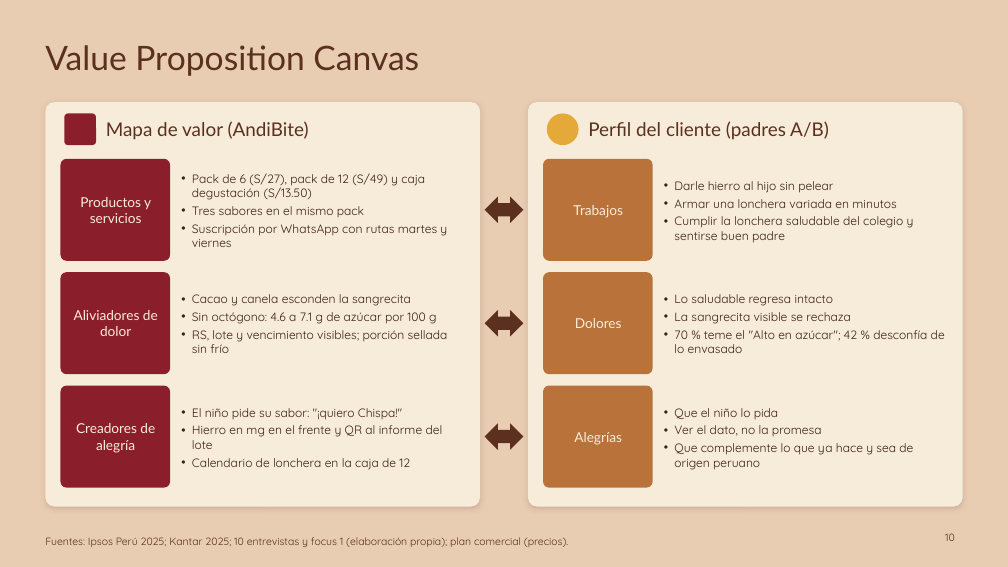
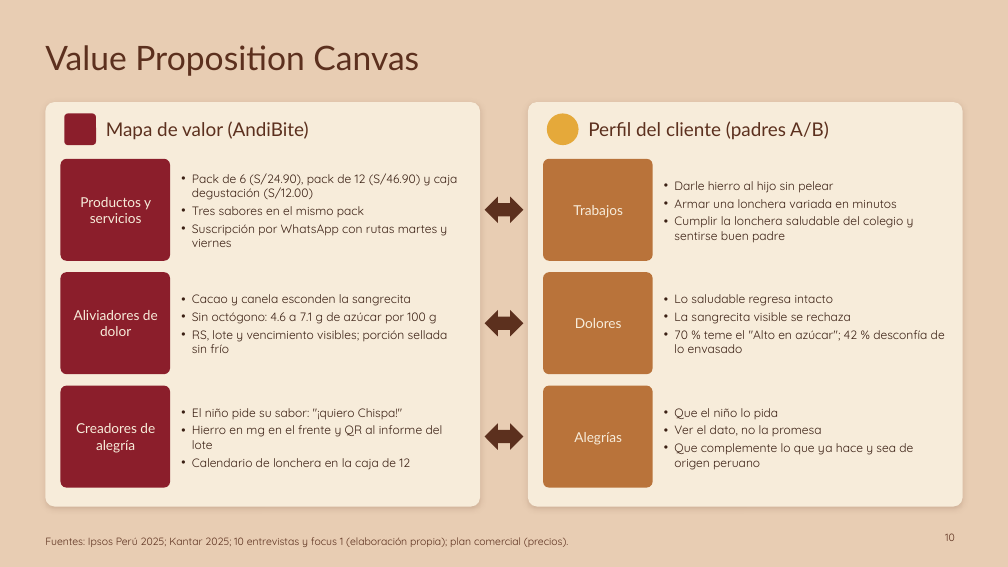
Before and after one commit to Darknow-web/Desarrollo-y-lanzamiento-de-producto-y-marca, a slide deck: slide 10 of 04-reformulacion/T1-presentacion-AndiBite-2-0.pptx. Drawn at 1008x567 pixels with LibreOffice and Linux fonts; fonts in the diff are those of the drawing. Boxes give left, top, right and bottom in pixels: in the first picture for what was removed or moved away, otherwise in the second. Text is boxed around its words. In the diff, an @@ line names an element or a change of style, - is before the commit and + after.

```diff
--- a/04-reformulacion/T1-presentacion-AndiBite-2-0.pptx
+++ b/04-reformulacion/T1-presentacion-AndiBite-2-0.pptx
@@ text at box(192, 173, 458, 200): text changed @@
-• Pack de 6 (S/27), pack de 12 (S/49) y caja degustación (S/13.50)
+• Pack de 6 (S/24.90), pack de 12 (S/46.90) y caja degustación (S/12.00)
```
Also in this commit, not shown: 7 other slides changed, 11 other files.
